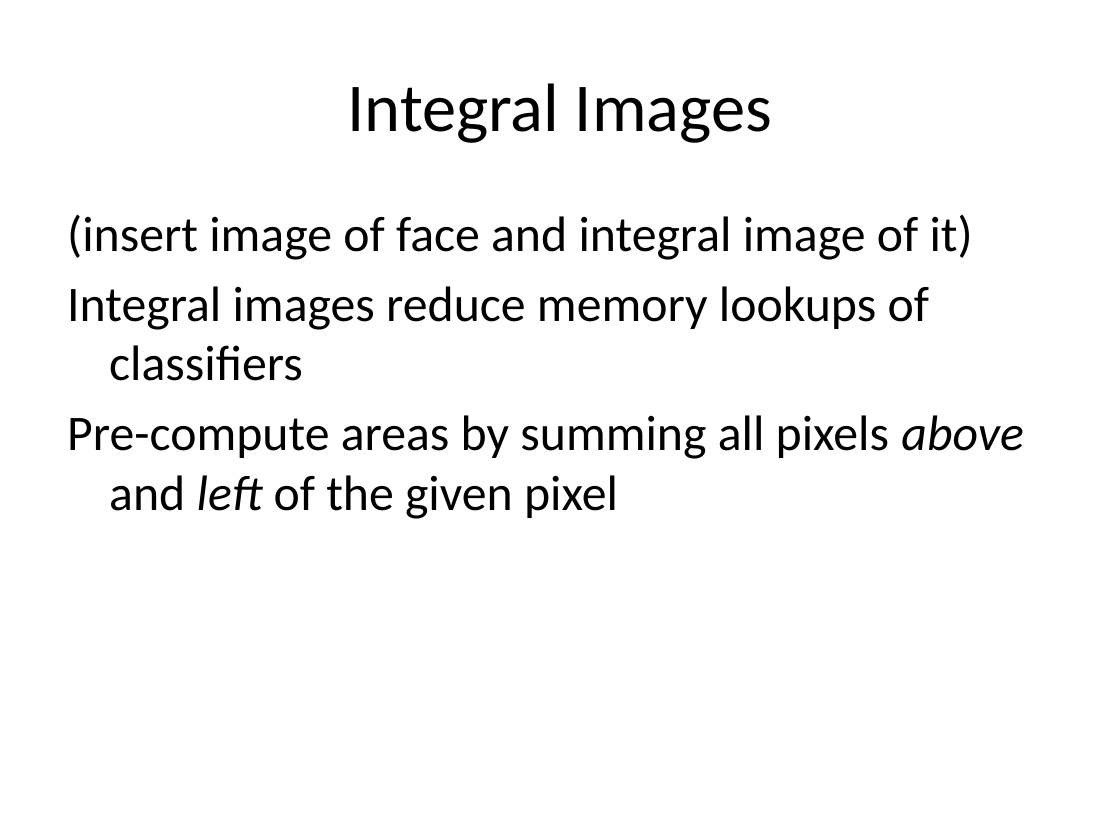
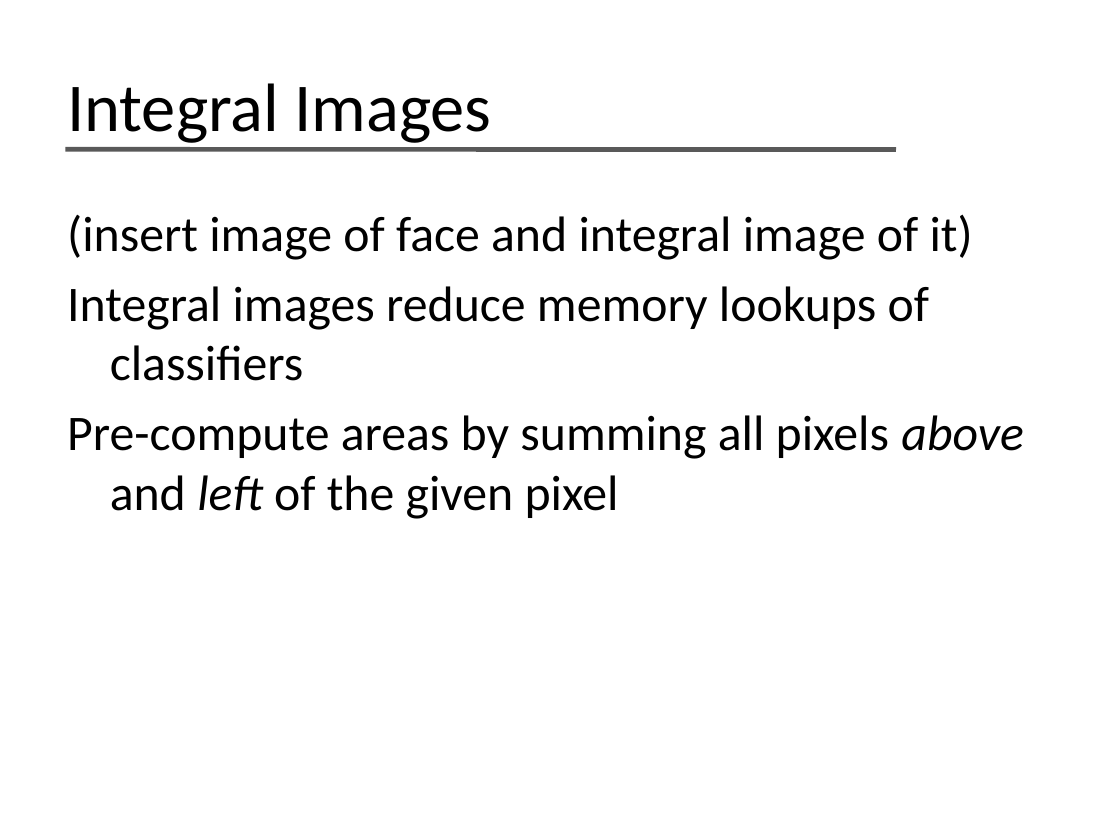
Before and after one commit to phil-monroe/EEC-277---GPU-Face-Detect, a slide deck: slide 3 of presentation/Face Detection on the GPU.pptx. Drawn at 1120x840 pixels with LibreOffice and Linux fonts; fonts in the diff are those of the drawing. Boxes give left, top, right and bottom in pixels: in the first picture for what was removed or moved away, otherwise in the second. Text is boxed around its words. In the diff, an @@ line names an element or a change of style, - is before the commit and + after.

```diff
--- a/presentation/Face Detection on the GPU.pptx
+++ b/presentation/Face Detection on the GPU.pptx
@@ title "Integral Images" at <box>67,83,492,143</box>: alignment centre to left @@
@@ line added from (65, 149) to (896, 150), #595959 3 pt @@
```
Also in this commit, not shown: 7 other slides changed, 5 slides added, 3 other files.
